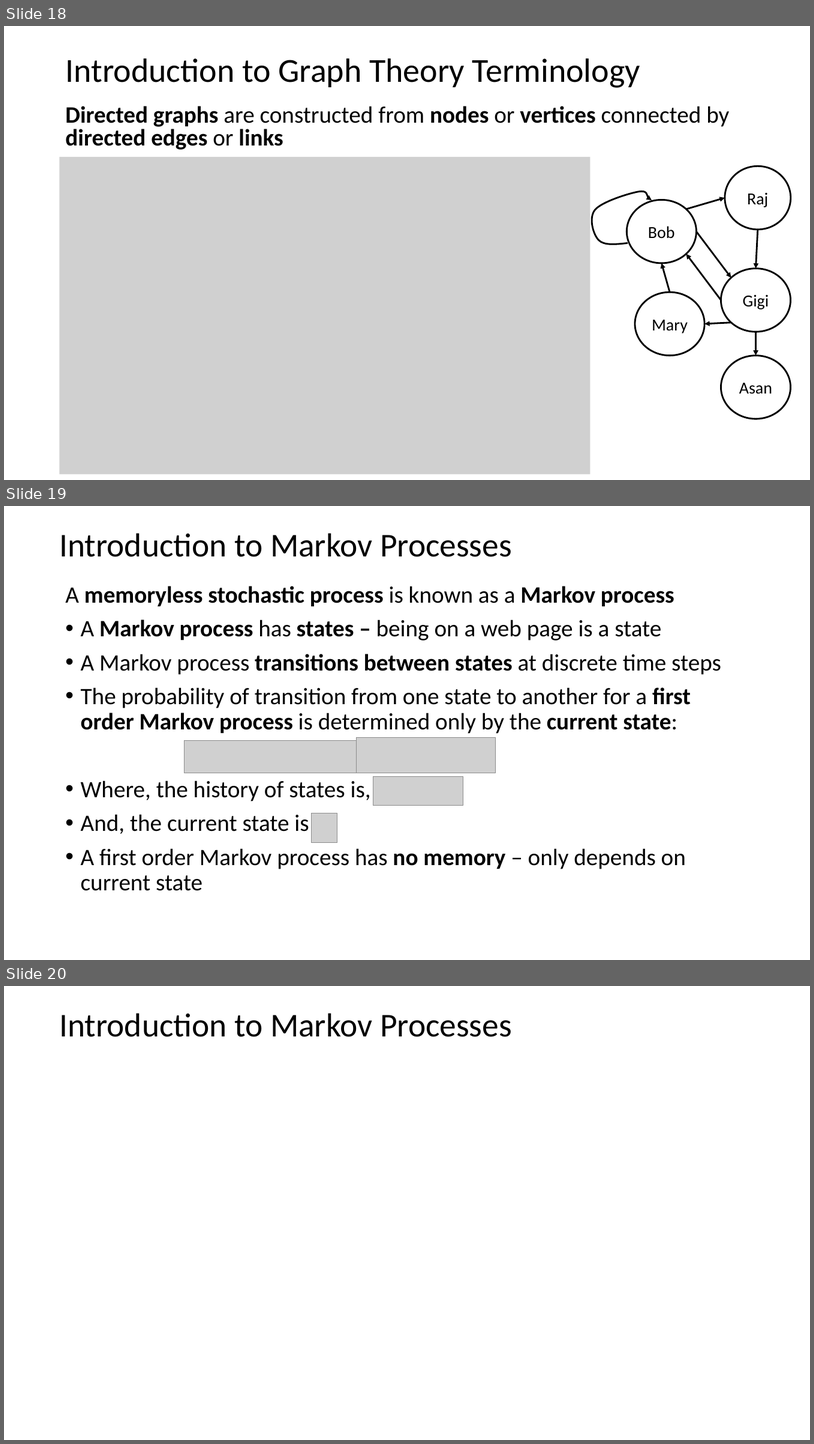
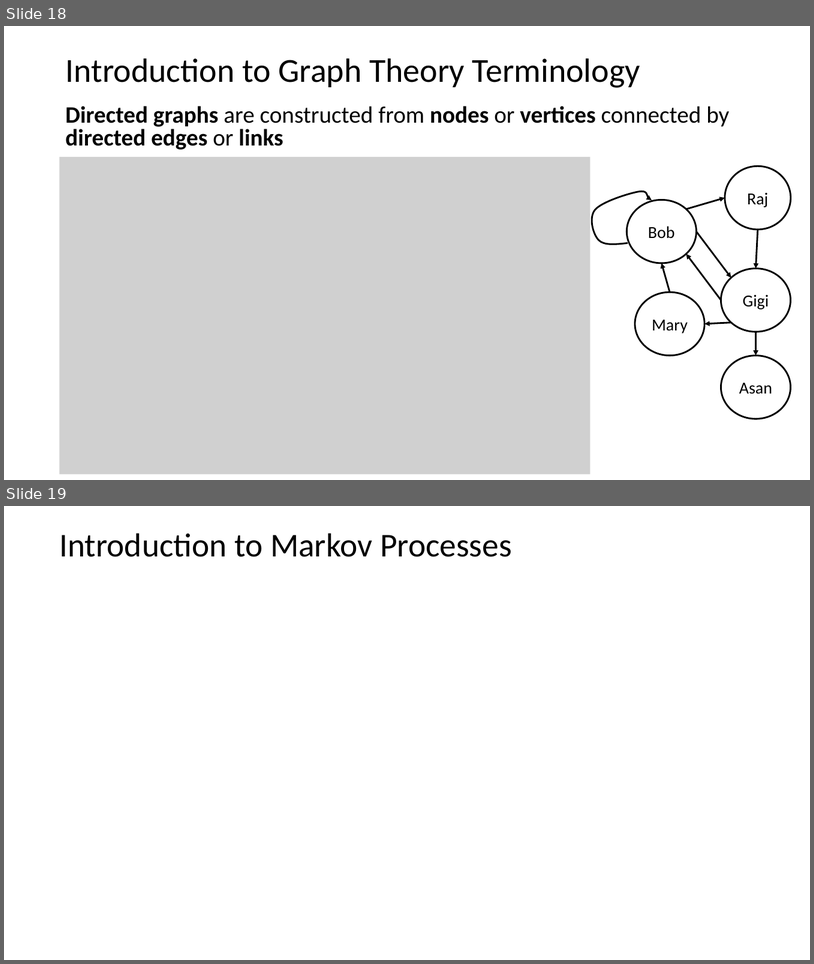
Before and after one commit to StephenElston/CSCI-E-108, a slide deck: slides/5_WebSearching.pptx. Shown one above the other, each under a label of ours: slides 18, 19 and 20 before the commit, slides 18 and 19 after it. The pictures are 814x1444 and 814x964 pixels, drawn with LibreOffice and Linux fonts; fonts in the diff are those of the drawing; grey boxes stand for pictures. Boxes give left, top, right and bottom in pixels: in the first picture for what was removed or moved away, otherwise in the second. Text is boxed around its words. In the diff, an @@ line names an element or a change of style, - is before the commit and + after.

```diff
--- a/slides/5_WebSearching.pptx
+++ b/slides/5_WebSearching.pptx
@@ slide 19 removed at <box>4,506,810,960</box>, background #FFFFFF @@
@@ title removed at <box>59,533,512,557</box> @@
-Introduction to Markov Processes
@@ text removed at <box>65,586,722,891</box> @@
-A memoryless stochastic process is known as a Markov process
-• A Markov process has states – being on a web page is a state
-• A Markov process transitions between states at discrete time steps
-• The probability of transition from one state to another for a first order Markov process is determined only by the current state:
-• Where, the history of states is,
-• And, the current state is
-• A first order Markov process has no memory – only depends on current state
@@ picture removed at <box>357,738,497,773</box> @@
@@ picture removed at <box>184,740,362,773</box> @@
@@ picture removed at <box>373,777,463,805</box> @@
@@ picture removed at <box>311,813,338,843</box> @@
@@ what was slide 20 is now slide 19 @@
```
Also in this commit, not shown: 7 slides changed, 2 slides added, 1 other slide removed.
